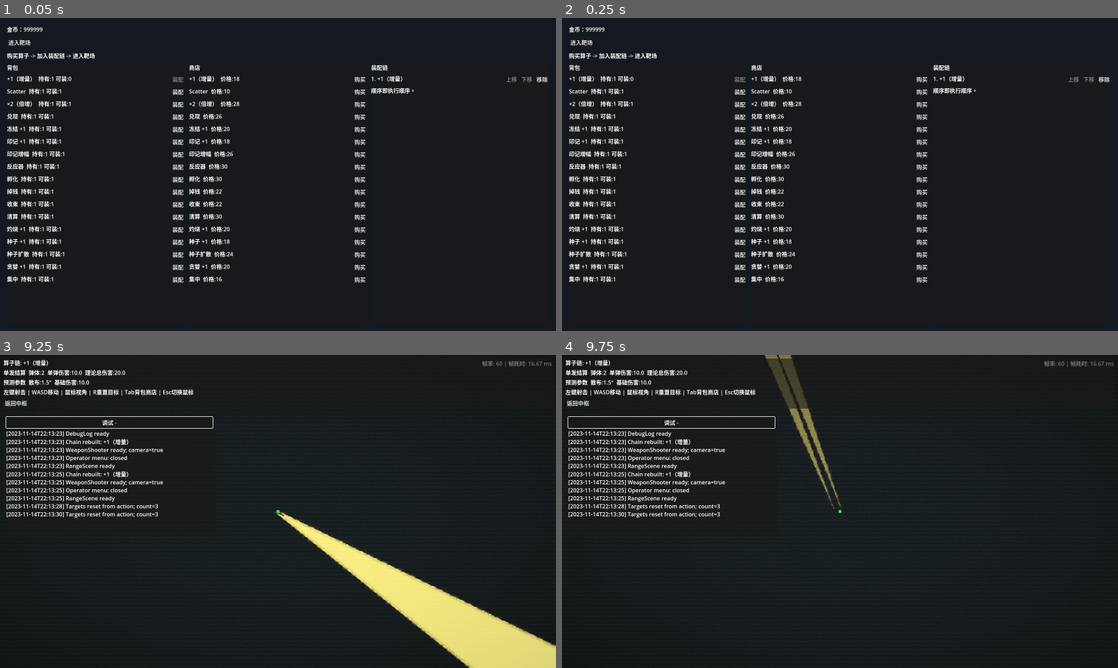
Above: before the commit, frames 1-4 (two rows, left to right).
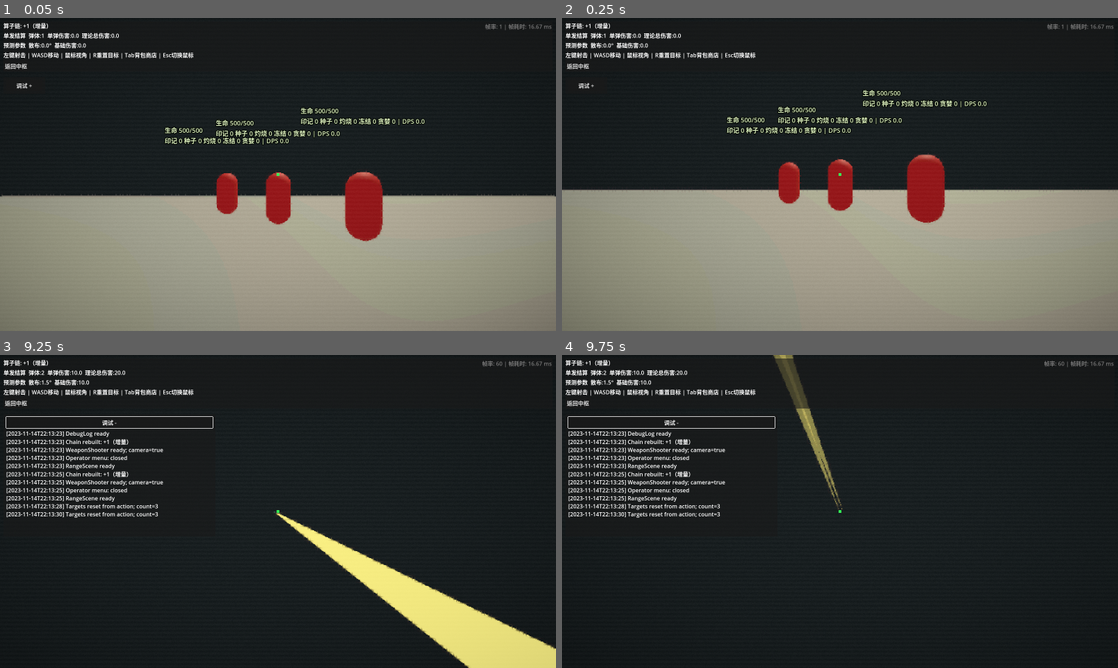
Above: after the commit, the same moments.

Repository: DH1DH/light-fps-operator-demo
Game: Godot game, scene res://scenes/range_scene.tscn
Two runs of this game, one before a commit and one after it. Both use one fixed random seed, a clock stepped at 60 frames per second and the inputs below. Before the commit the project starts from res://scenes/hub_scene.tscn.
Inputs (mouse positions are in pixels of both pictures, inside the frame that each line leads up to):
- Up to frame 1 (0.05 s): no input
- Up to frame 2 (0.25 s): no input
- Up to frame 3 (9.25 s): click (22, 380) at 0.5 s, where only the run before the commit has a clickable "进入靶场"; click "返回中枢" at 1.25 s; click "进入靶场" at 2 s; click "调试 +" at 2.75 s; click "调试 -" at 3.5 s; tap Enter at 4.25 s; move the mouse to (305, 511) at 4.27 s; press the mouse at (305, 511) at 4.28 s; hold W (move_forward) from 4.28 s (still down); move the mouse to (250, 511) at 5.02 s; release the mouse at (250, 511) at 5.03 s; click (250, 511) at 5.1 s; tap R (reset_targets) at 5.75, 7.25 s; move the mouse to (289, 505) at 5.77 s; press the mouse at (289, 505) at 5.78 s; move the mouse to (272, 517) at 6.52 s; release the mouse at (272, 517) at 6.53 s; click (272, 517) at 6.6 s; move the mouse to (316, 514) at 7.27 s; press the mouse at (316, 514) at 7.28 s; move the mouse to (233, 508) at 8.02 s; release the mouse at (233, 508) at 8.03 s; click (233, 508) at 8.1 s; move the mouse to (283, 511) at 8.77 s; press the mouse at (283, 511) at 8.78 s
- Up to frame 4 (9.75 s): move the mouse to (817, 505) at 9.52 s; release W (move_forward) at 9.53 s; release the mouse at (817, 505) at 9.53 s; hold D (move_right) from 9.53 s (still down); click (817, 505) at 9.6 s

The runs differ from the first frame. In frame 1, 49% of the frame differs, in the area x 0-100%, y 1-100%; in frame 2, 51%; in frame 3, 0.8%; in frame 4, 1.0%.

Commit message:
chore: start directly in range scene

Diff:
--- a/project.godot
+++ b/project.godot
@@ -10,7 +10,7 @@
 [application]
 
 config/name="light-fps-operator-demo-godot"
-run/main_scene="res://scenes/hub_scene.tscn"
+run/main_scene="res://scenes/range_scene.tscn"
 config/features=PackedStringArray("4.2")
 
 [autoload]
